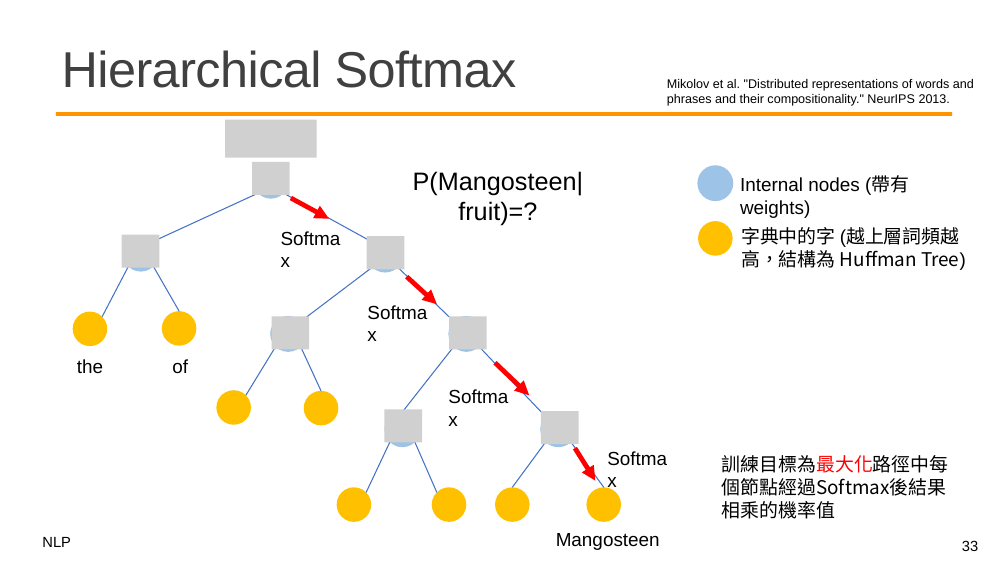
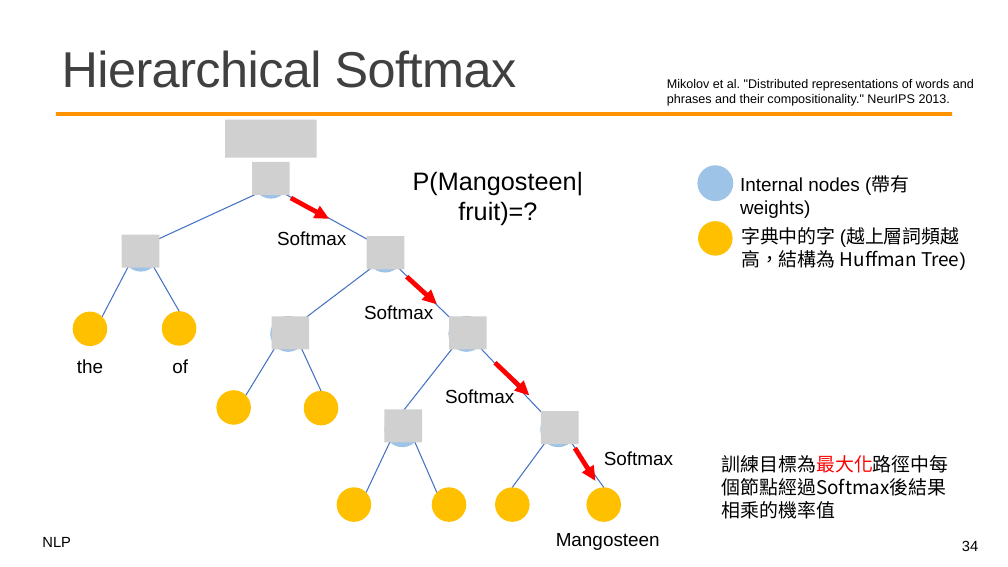
Before and after one commit to mcps5601/CGUNLP_2026_Spring, a slide deck: slide 34 of slides/w2_vectors_0302.pptx (slide 33 before the commit). Drawn at 1008x567 pixels with LibreOffice and Linux fonts; fonts in the diff are those of the drawing; grey boxes stand for pictures; background and template pictures are left out. Boxes give left, top, right and bottom in pixels: in the first picture for what was removed or moved away, otherwise in the second. Text is boxed around its words. In the diff, an @@ line names an element or a change of style, - is before the commit and + after.

```diff
--- a/slides/w2_vectors_0302.pptx
+++ b/slides/w2_vectors_0302.pptx
@@ text "Softmax" rewrapped from (x1=273, y1=222, x2=355, y2=253) to (x1=277, y1=231, x2=346, y2=246) @@
@@ text "Softmax" rewrapped from (x1=360, y1=296, x2=442, y2=327) to (x1=364, y1=305, x2=433, y2=320) @@
@@ text "Softmax" rewrapped from (x1=441, y1=381, x2=523, y2=411) to (x1=445, y1=389, x2=514, y2=404) @@
@@ text "Softmax" rewrapped from (x1=600, y1=442, x2=682, y2=473) to (x1=604, y1=451, x2=673, y2=466) @@
@@ page number at (x1=962, y1=540, x2=978, y2=551): text changed @@
-33
+34
```
Also in this commit, not shown: 7 other slides changed, 2 slides added, 3 slides removed, 1 other file.
